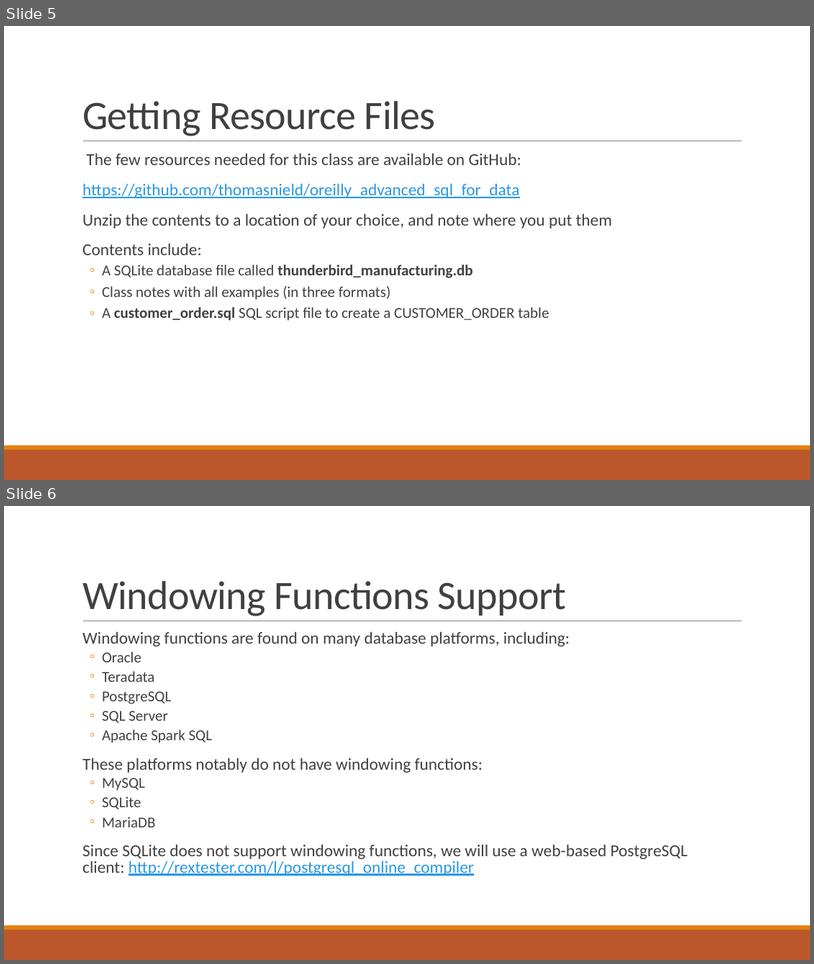
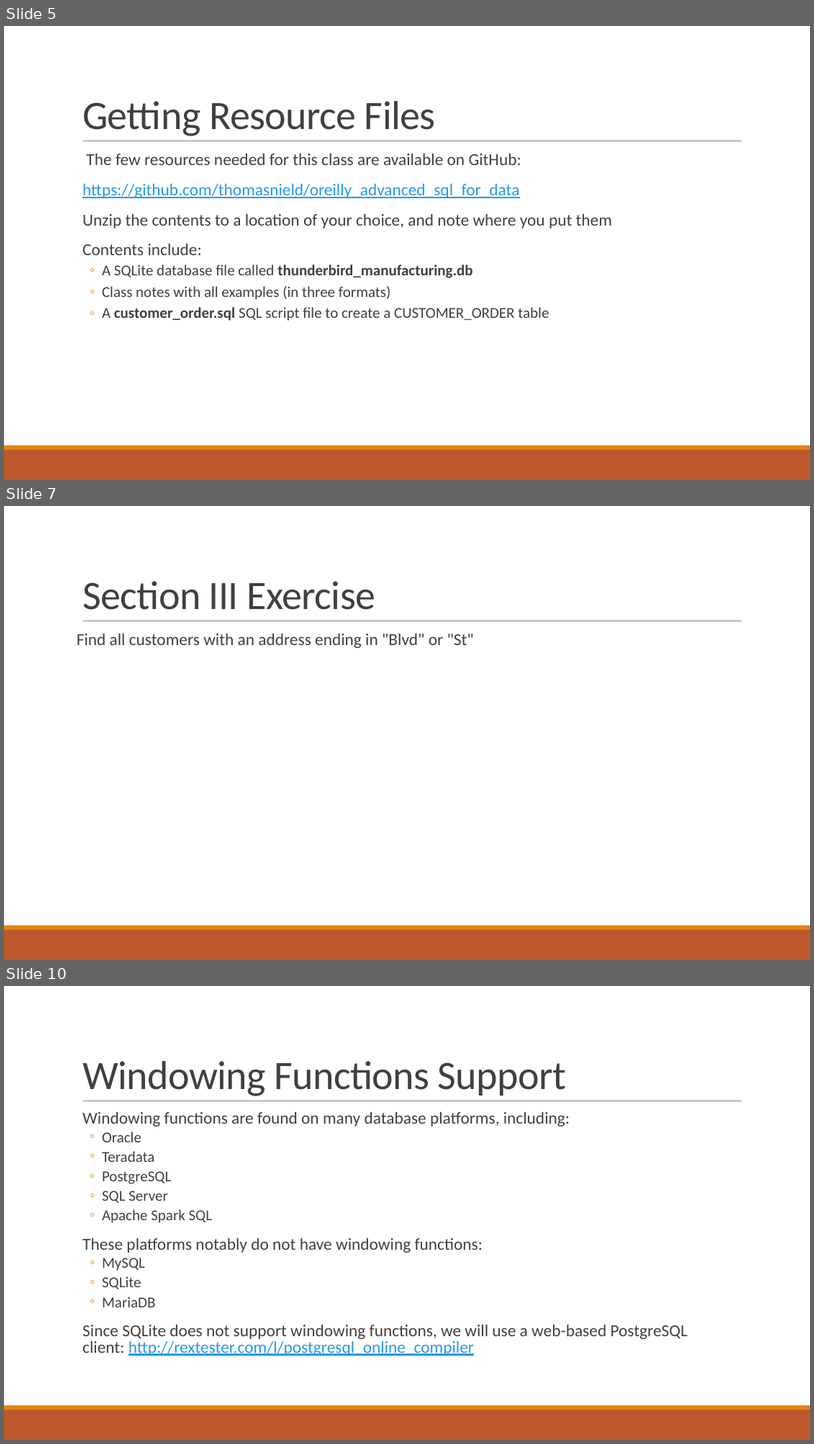
Before and after one commit to thomasnield/oreilly_intermediate_sql_for_data, a slide deck: oreilly_advanced_sql_for_data_analysis.pptx. Shown one above the other, each under a label of ours: slides 5 and 6 before the commit, slides 5, 7 and 10 after it; the slides between them are not shown. The pictures are 814x964 and 814x1444 pixels, drawn with LibreOffice and Linux fonts; fonts in the diff are those of the drawing. Boxes give left, top, right and bottom in pixels: in the first picture for what was removed or moved away, otherwise in the second. Text is boxed around its words. In the diff, an @@ line names an element or a change of style, - is before the commit and + after.

```diff
--- a/oreilly_advanced_sql_for_data_analysis.pptx
+++ b/oreilly_advanced_sql_for_data_analysis.pptx
@@ slide 7 added at (4, 506, 810, 960), background #FFFFFF; not listed: 3 template elements that a slide beside it also shows @@
@@ title added at (82, 581, 376, 610), 48 pt, text #404040 @@
+Section III Exercise
@@ text added at (77, 633, 474, 648), 20 pt, text #404040 @@
+Find all customers with an address ending in "Blvd" or "St"
@@ what was slide 6 is now slide 10 @@
```
Also in this commit, not shown: 3 other slides added.
